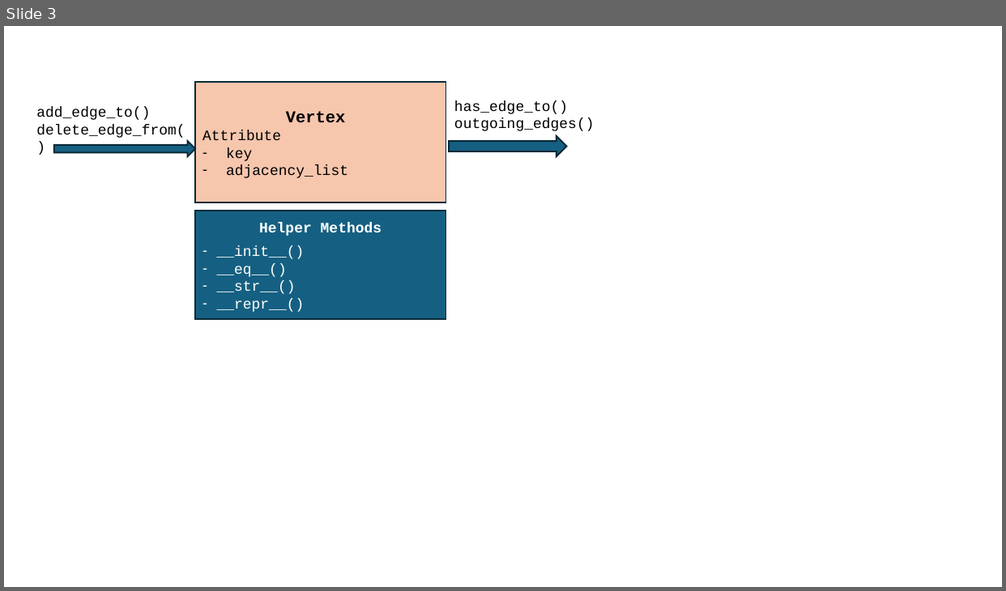
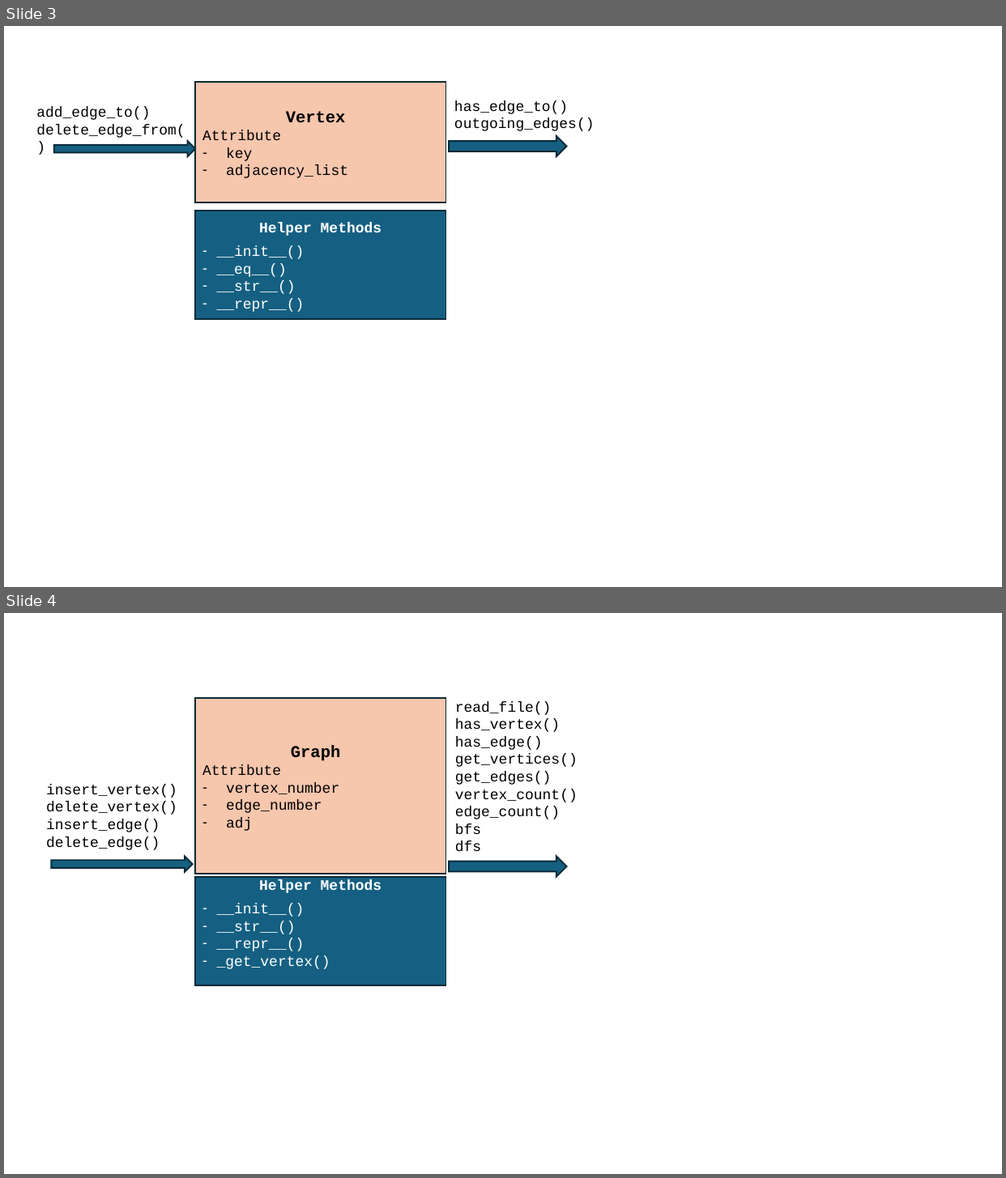
Before and after one commit to mingfujacky/Lecture-DSA-2.0, a slide deck: asset/ppt/ch10_graph.pptx. Shown one above the other, each under a label of ours: slide 3 before the commit, slides 3 and 4 after it. The pictures are 1006x591 and 1006x1178 pixels, drawn with LibreOffice and Linux fonts; fonts in the diff are those of the drawing. Boxes give left, top, right and bottom in pixels: in the first picture for what was removed or moved away, otherwise in the second. Text is boxed around its words. In the diff, an @@ line names an element or a change of style, - is before the commit and + after.

```diff
--- a/asset/ppt/ch10_graph.pptx
+++ b/asset/ppt/ch10_graph.pptx
@@ slide 4 added at [4, 613, 1002, 1174], background #FFFFFF @@
@@ rectangle added at [196, 697, 446, 874], fill #F6C6AD, outline #092A39 1.5 pt, 14 pt, text #000000 @@
+Graph
+Attribute
+– vertex_number
+– edge_number
+– adj
@@ text added at [455, 701, 577, 852], 14 pt, text #000000 @@
+read_file()
+has_vertex()
+has_edge()
+get_vertices()
+get_edges()
+vertex_count()
+edge_count()
+bfs
+dfs
@@ text added at [46, 784, 177, 850], 14 pt, text #000000 @@
+insert_vertex()
+delete_vertex()
+insert_edge()
+delete_edge()
@@ right arrow added at [51, 856, 193, 872], fill #156082, outline #092A39 1.5 pt @@
@@ rectangle added at [196, 877, 446, 986], fill #156082, outline #092A39 1.5 pt, 14 pt, text #FFFFFF @@
+Helper Methods
+– __init__()
+– __str__()
+– __repr__()
+– _get_vertex()
@@ right arrow added at [449, 856, 566, 877], fill #156082, outline #092A39 1.5 pt @@
```
Also in this commit, not shown: 4 other files.
